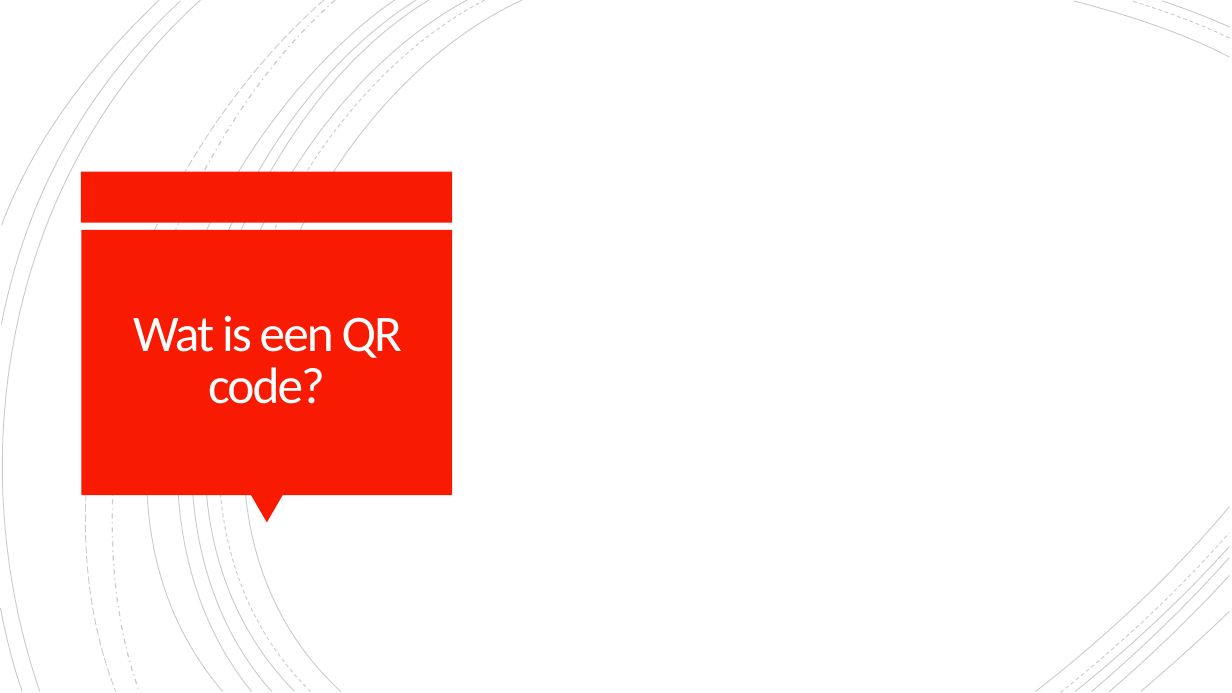
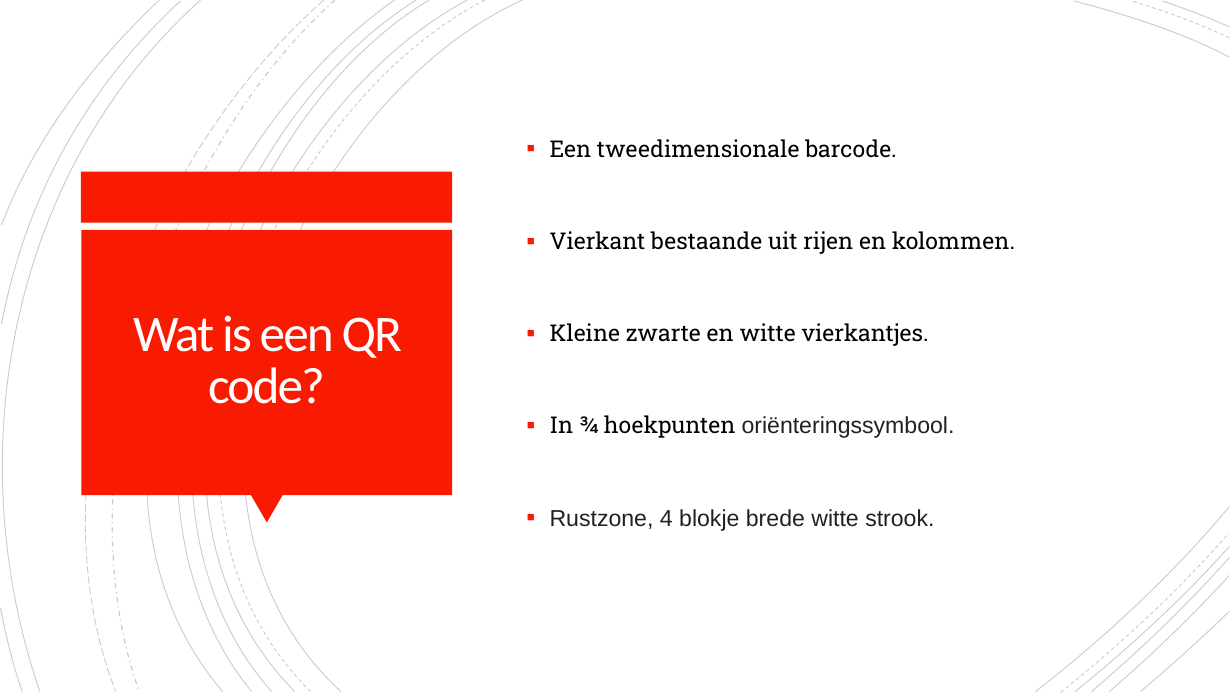
Before and after one commit to TomMertensPXL/Presentatie-IT-commSkills, a slide deck: slide 2 of Presentatie QR-code.pptx. Drawn at 1232x693 pixels with LibreOffice and Linux fonts; fonts in the diff are those of the drawing. Boxes give left, top, right and bottom in pixels: in the first picture for what was removed or moved away, otherwise in the second. Text is boxed around its words. In the diff, an @@ line names an element or a change of style, - is before the commit and + after.

```diff
--- a/Presentatie QR-code.pptx
+++ b/Presentatie QR-code.pptx
@@ text added at box(550, 139, 1015, 531), 18 pt, text #000000 @@
+▪ Een tweedimensionale barcode.
+▪ Vierkant bestaande uit rijen en kolommen.
+▪ Kleine zwarte en witte vierkantjes.
+▪ In ¾ hoekpunten oriënteringssymbool.
+▪ Rustzone, 4 blokje brede witte strook.
```
Also in this commit, not shown: 2 other slides changed, 1 slide added, 1 slide removed, 1 other file.
